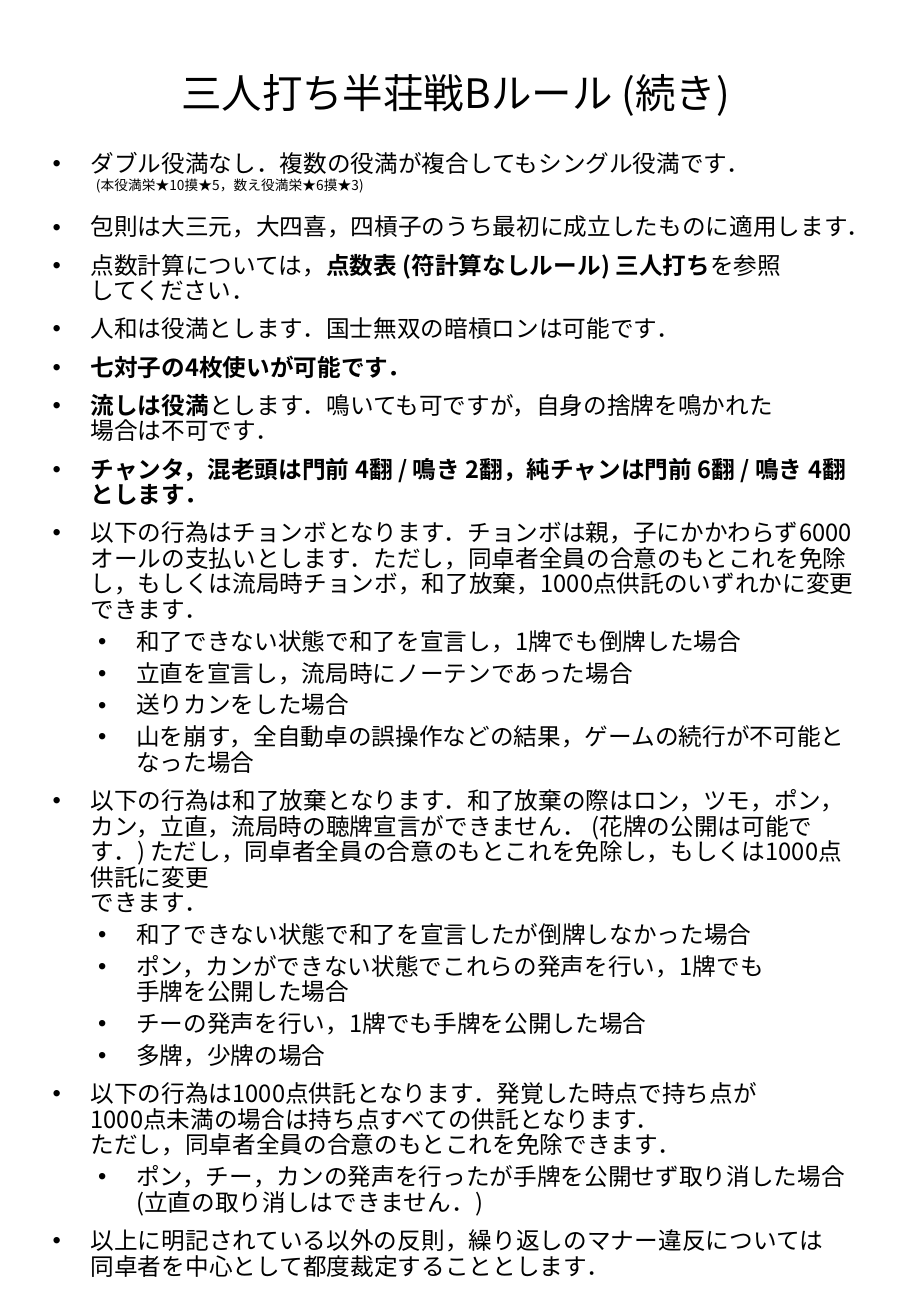
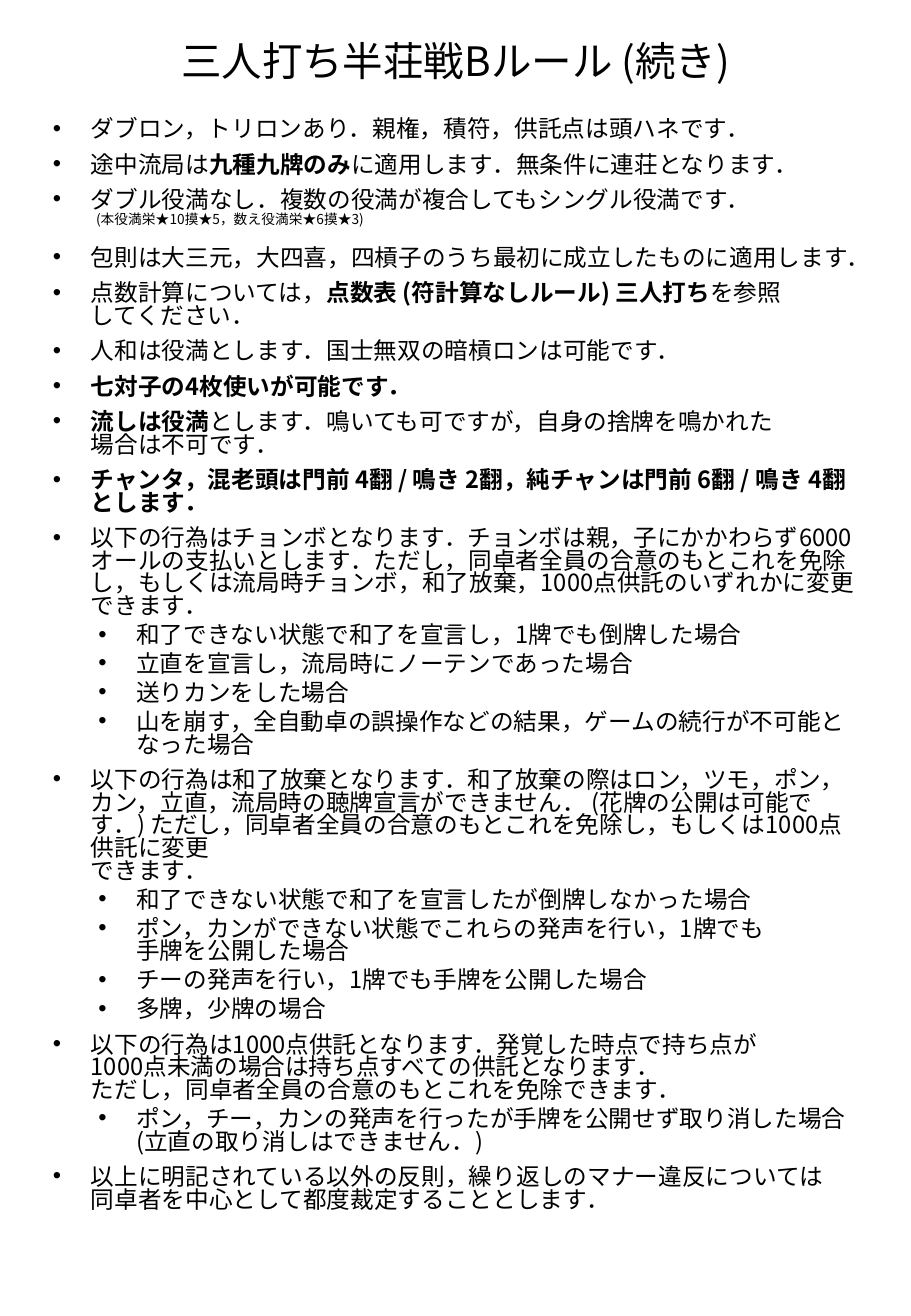
Before and after one commit to nkhrlab/neko-house, a slide deck: slide 9 of rules.pptx. Drawn at 911x1316 pixels with LibreOffice and Linux fonts; fonts in the diff are those of the drawing. Boxes give left, top, right and bottom in pixels: in the first picture for what was removed or moved away, otherwise in the second. Text is boxed around its words. In the diff, an @@ line names an element or a change of style, - is before the commit and + after.

Commit message:
ルール変更

```diff
--- a/rules.pptx
+++ b/rules.pptx
@@ title "三人打ち半荘戦Bルール (続き)": place and size @@
-title "三人打ち半荘戦Bルール (続き)" at (181,74,730,116)
+title "三人打ち半荘戦Bルール (続き)" at (181,42,730,84)
@@ subtitle "ダブロン，トリロンあり．親権，積符，供託点は頭ハネです．": place and size @@
-subtitle "ダブロン，トリロンあり．親権，積符，供託点は頭ハネです．" at (91,152,871,1277)
+subtitle "ダブロン，トリロンあり．親権，積符，供託点は頭ハネです．" at (91,117,871,1210)
@@ subtitle at (91,117,799,175): paragraphs added @@
+• ダブロン，トリロンあり．親権，積符，供託点は頭ハネです．
+• 途中流局は九種九牌のみに適用します．無条件に連荘となります．
@@ subtitle at (91,188,871,1210): line spacing 0.9 to 0.8 @@
```
Also in this commit, not shown: 1 other slide changed, 1 other file.
